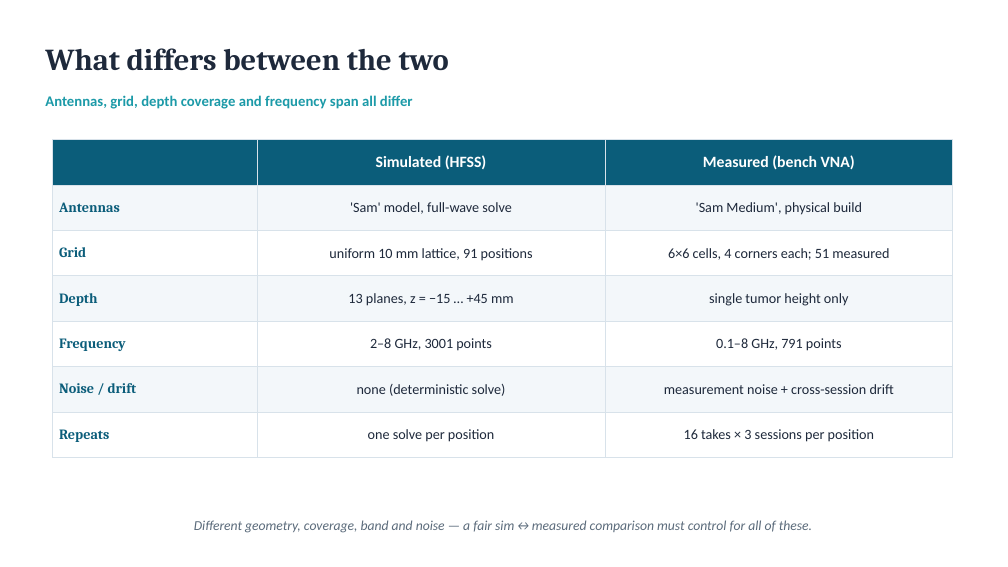
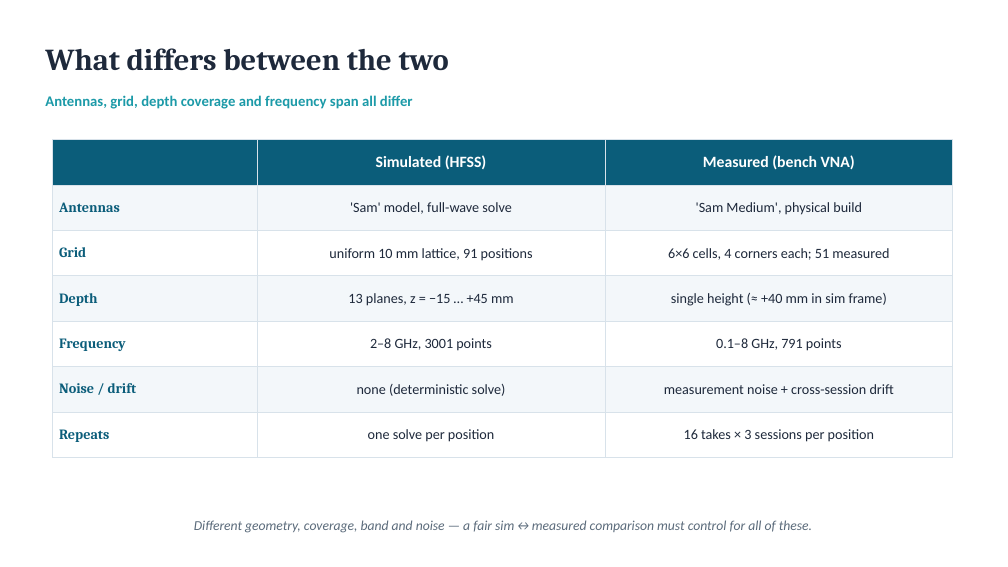
Before and after one commit to pmart1534/microwave-phantom-localization-cnn-mlp, a slide deck: slide 3 of regression_deck/Deck3_Sim_vs_Measured.pptx. Drawn at 1008x567 pixels with LibreOffice and Linux fonts; fonts in the diff are those of the drawing. Boxes give left, top, right and bottom in pixels: in the first picture for what was removed or moved away, otherwise in the second. Text is boxed around its words. In the diff, an @@ line names an element or a change of style, - is before the commit and + after.

```diff
--- a/regression_deck/Deck3_Sim_vs_Measured.pptx
+++ b/regression_deck/Deck3_Sim_vs_Measured.pptx
@@ table at (53, 140, 953, 446) @@
-row 4, column 3: single tumor height only
+row 4, column 3: single height (≈ +40 mm in sim frame)
```
Also in this commit, not shown: 8 other files.
